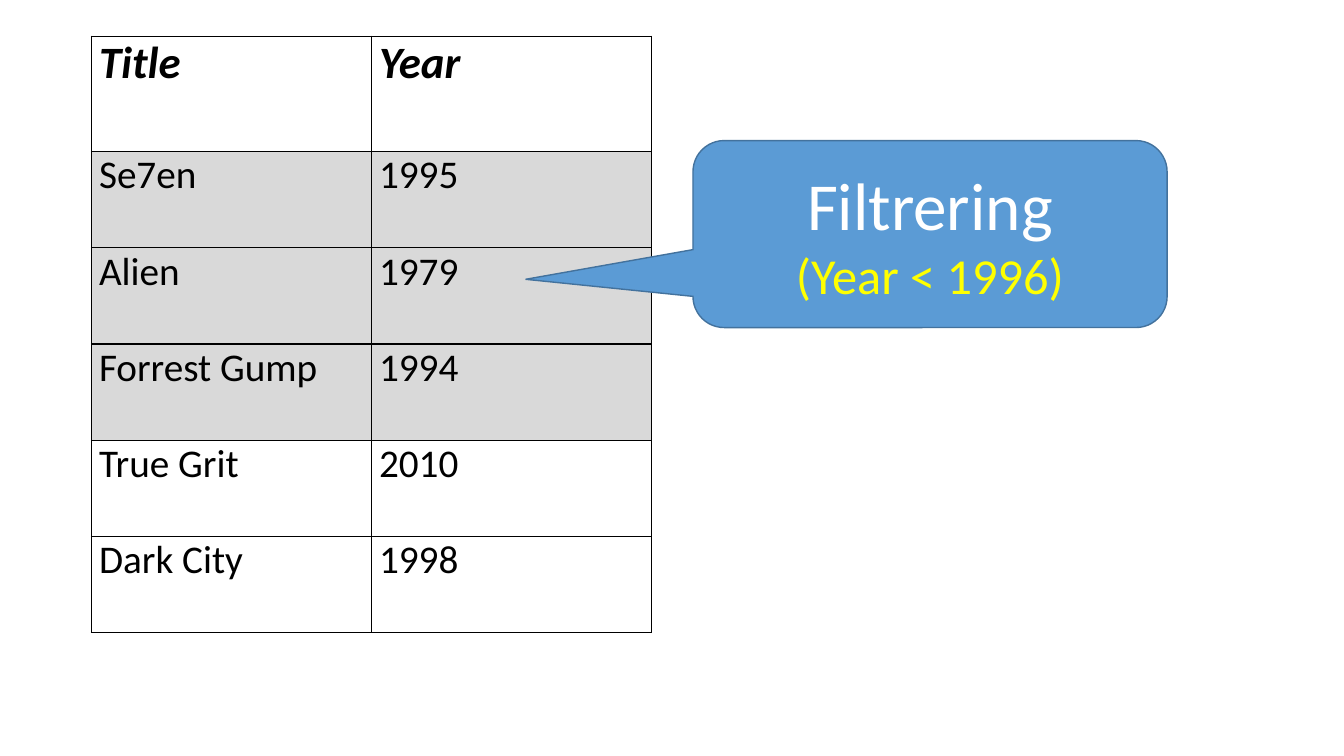
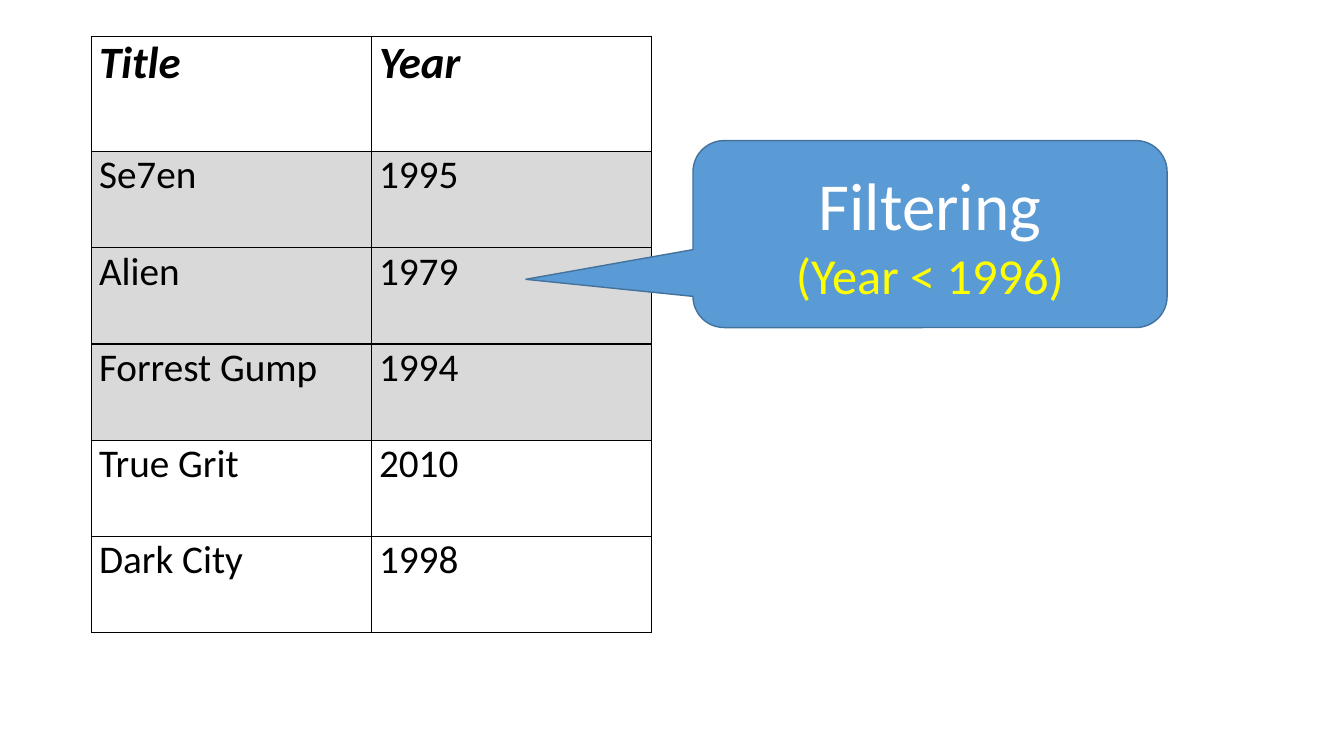
Before and after one commit to perl-easj/OOProg, a slide deck: slide 16 of Chap/Prog03/Presentations/LINQ.pptx (slide 12 before the commit). Drawn at 1344x756 pixels with LibreOffice and Linux fonts; fonts in the diff are those of the drawing. Boxes give left, top, right and bottom in pixels: in the first picture for what was removed or moved away, otherwise in the second. Text is boxed around its words. In the diff, an @@ line names an element or a change of style, - is before the commit and + after.

```diff
--- a/Chap/Prog03/Presentations/LINQ.pptx
+++ b/Chap/Prog03/Presentations/LINQ.pptx
@@ text in rounded speech box at bbox=[819, 183, 1041, 242]: text changed @@
-Filtrering
+Filtering
```
Also in this commit, not shown: 12 other slides changed, 5 slides added, 7 other files.
